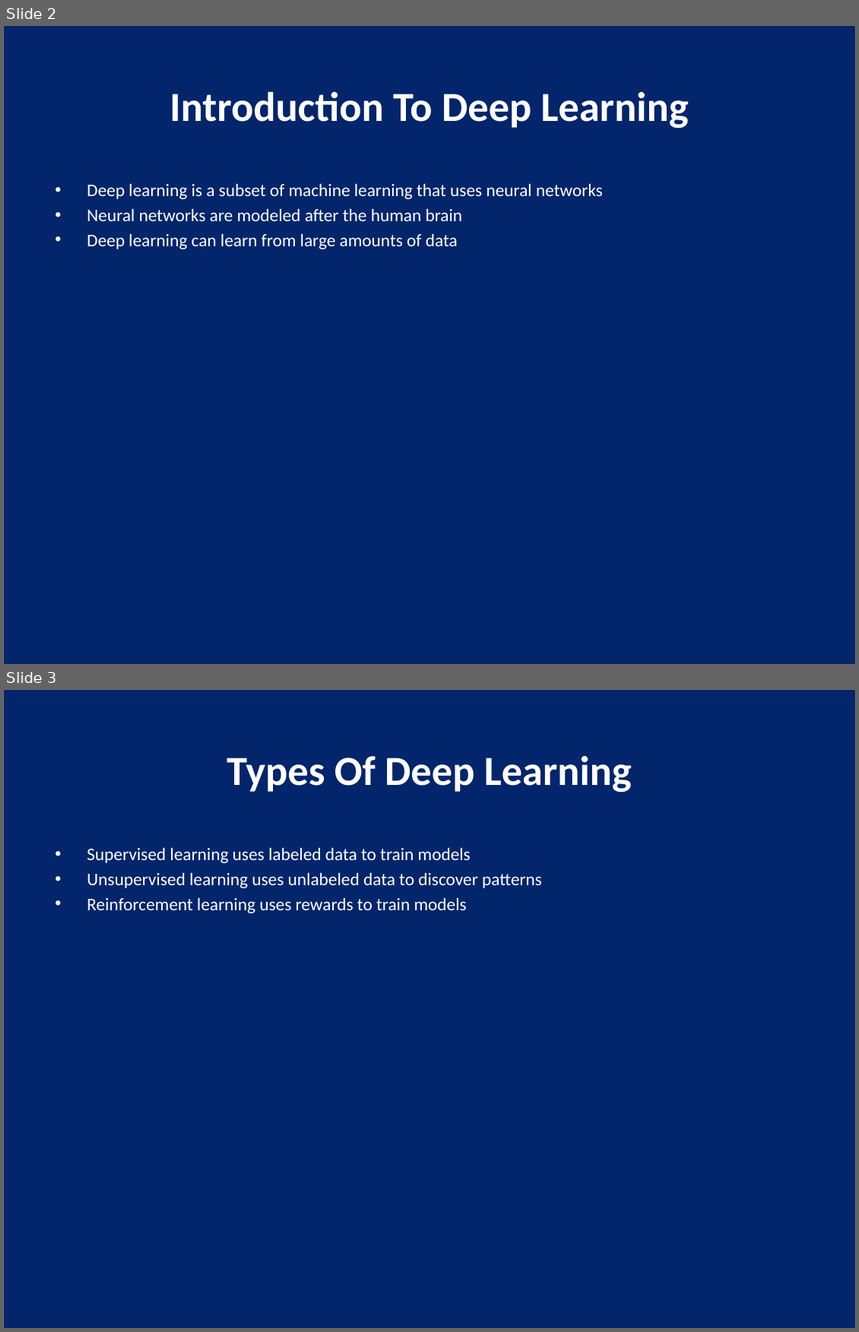
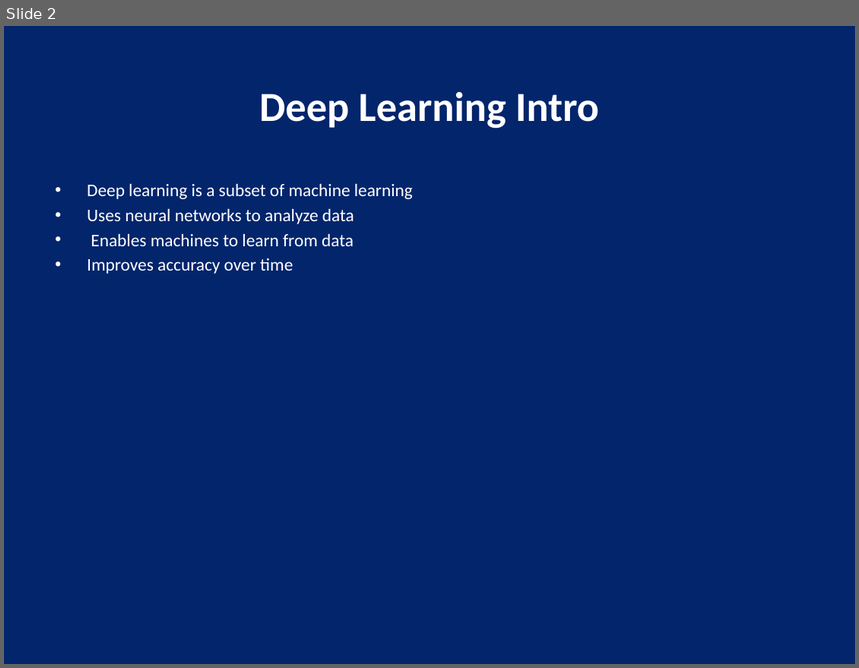
Before and after one commit to Shanaaz-77/auto_ppt_agent, a slide deck: generated_ppts/deep_learning_presentation.pptx. Shown one above the other, each under a label of ours: slides 2 and 3 before the commit, slide 2 after it. The pictures are 859x1332 and 859x668 pixels, drawn with LibreOffice and Linux fonts; fonts in the diff are those of the drawing. Boxes give left, top, right and bottom in pixels: in the first picture for what was removed or moved away, otherwise in the second. Text is boxed around its words. In the diff, an @@ line names an element or a change of style, - is before the commit and + after.

```diff
--- a/generated_ppts/deep_learning_presentation.pptx
+++ b/generated_ppts/deep_learning_presentation.pptx
@@ slide 3 removed at [4, 690, 855, 1328], background #03256C @@
@@ title removed at [227, 756, 632, 793] @@
-Types Of Deep Learning
@@ text removed at [87, 847, 542, 913] @@
-• Supervised learning uses labeled data to train models
-• Unsupervised learning uses unlabeled data to discover patterns
-• Reinforcement learning uses rewards to train models
@@ slide 2 changed as well @@
@@ title at [259, 92, 599, 129]: text changed @@
-Introduction To Deep Learning
+Deep Learning Intro
@@ text at [87, 183, 413, 274]: text changed @@
-• Deep learning is a subset of machine learning that uses neural networks
-• Neural networks are modeled after the human brain
-• Deep learning can learn from large amounts of data
+• Deep learning is a subset of machine learning
+• Uses neural networks to analyze data
+• Enables machines to learn from data
+• Improves accuracy over time
```
Also in this commit, not shown: 3 other slides changed, 2 slides added, 1 other slide removed, 1 other file.
